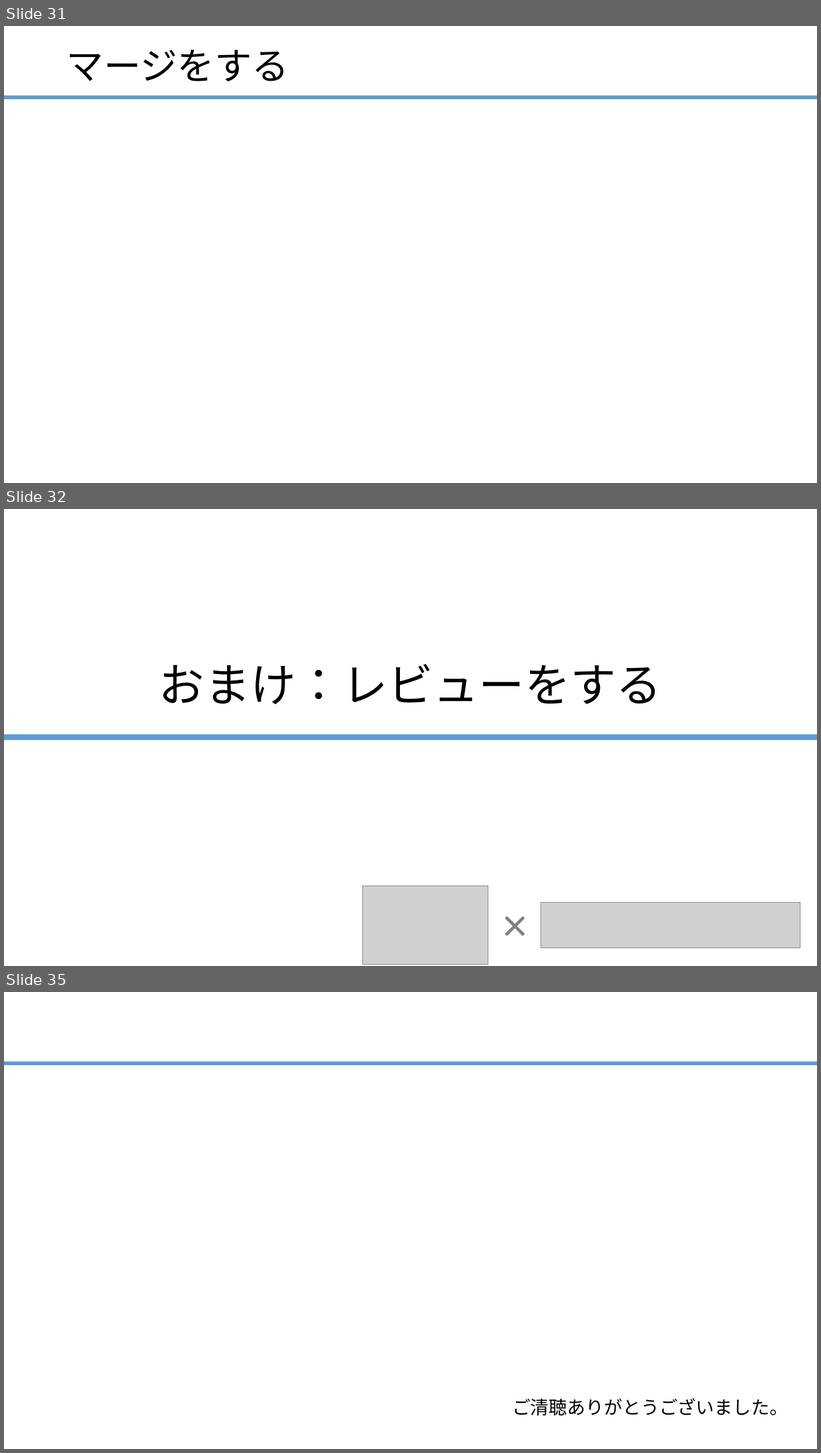
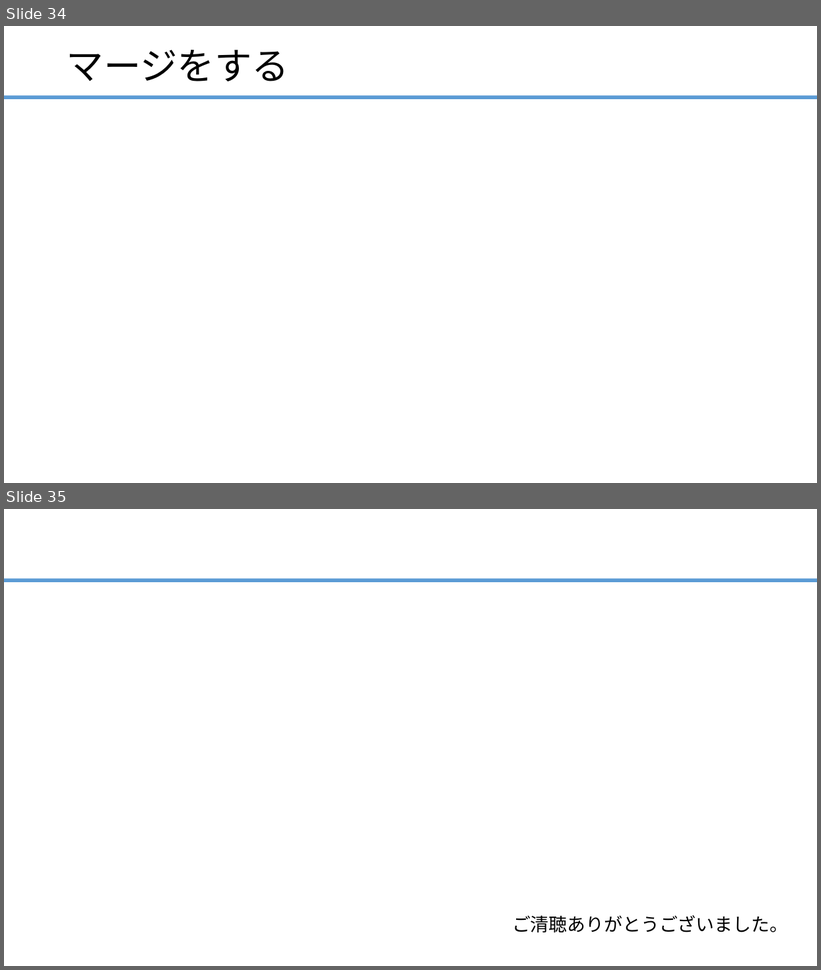
Before and after one commit to ainsAins/git4beginners, a slide deck: ハンズオン_Git入門.pptx. Shown one above the other, each under a label of ours: slides 31, 32 and 35 before the commit, slides 34 and 35 after it; the slides between them are not shown. The pictures are 821x1453 and 821x970 pixels, drawn with LibreOffice and Linux fonts; fonts in the diff are those of the drawing; grey boxes stand for pictures. Boxes give left, top, right and bottom in pixels: in the first picture for what was removed or moved away, otherwise in the second. Text is boxed around its words. In the diff, an @@ line names an element or a change of style, - is before the commit and + after.

```diff
--- a/ハンズオン_Git入門.pptx
+++ b/ハンズオン_Git入門.pptx
@@ slide 32 removed at box(4, 509, 817, 966), background #FFFFFF @@
@@ title removed at box(159, 664, 662, 704) @@
-おまけ：レビューをする
@@ rectangle removed at box(4, 735, 817, 741) @@
@@ picture removed at box(363, 887, 488, 964) @@
@@ picture removed at box(541, 903, 801, 948) @@
@@ text removed at box(494, 905, 535, 948) @@
-×
@@ what was slide 31 is now slide 34 @@
```
Also in this commit, not shown: 13 slides changed, 3 slides added, 2 other slides removed, 1 other file.
